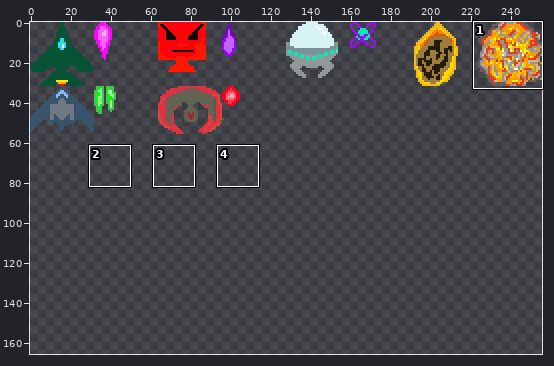
Sprite sheet: cs48/project/game/Space_Blasters/Sprite.png. The first picture is a wide view before the edit; the outline marks the close-up.
Close-up. Old version:
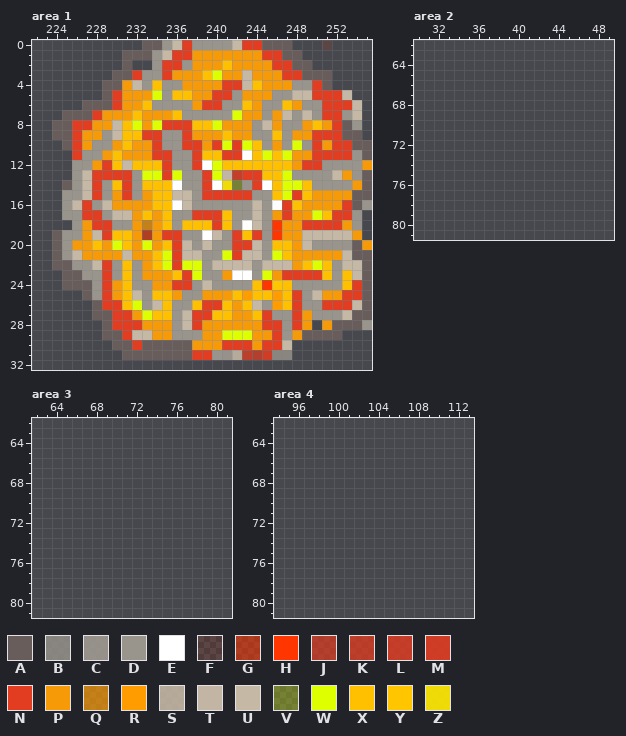
The file is 256x256 pixels. Pixels under 10% opacity are left out. Colours within 5 levels of each other are drawn and written as one. Shown: area 1: x 222..255, y 0..32; area 2: x 30..49, y 62..81; area 3: x 62..81, y 62..81; area 4: x 94..113, y 62..81. The wide view leaves out empty margins. The commit also changed other parts of the picture, which this record leaves out.
Palette (. is transparent): A #695d5b  B #99948ccf  C #99948cf5  D #99948c  E #ffffff  F #ff36001e  G #ff360091  H #ff3600  J #e23c21b2  K #e23c21c1  L #e23c21cf  M #e23c21e2  N #e23c21  P #f79a08  Q #ff9c00ad  R #ff9c00  S #c5b8a5e0  T #c5b8a5f9  U #c5b8a5  V #deff0050  W #deff00  X #ffc000  Y #ffc600  Z #ffea00e8
New version:
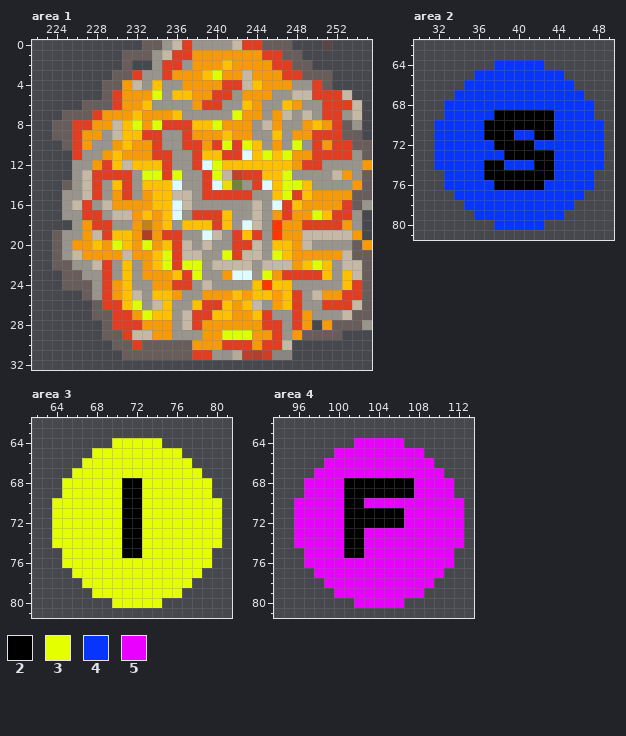
Colours new in this view: 2 #000000  3 #e4ff00  4 #0735fb  5 #ea00ff
The exact change:
@@ palette @@
-E #ffffff
+E #defbff
--- area 1
@@ x 234..238 @@
 16 XXEUD
-17 PXDDN
+17 PXEDN
 18 PXDXX
--- area 2
@@ x 30..49 @@
 63 ....................
-64 ....................
-65 ....................
-66 ....................
-67 ....................
-68 ....................
-69 ....................
-70 ....................
-71 ....................
-72 ....................
-73 ....................
-74 ....................
-75 ....................
-76 ....................
-77 ....................
-78 ....................
-79 ....................
-80 ....................
+64 ........44444.......
+65 ......444444444.....
+66 .....44444444444....
+67 ....4444444444444...
+68 ...444444444444444..
+69 ...444442222224444..
+70 ..44444222222244444.
+71 ..44444222442244444.
+72 ..44444422224444444.
+73 ..44444442222244444.
+74 ..44444224442244444.
+75 ...444422222224444..
+76 ...444442222244444..
+77 ....4444444444444...
+78 .....44444444444....
+79 ......444444444.....
+80 ........44444.......
 81 ....................
--- area 3
@@ x 62..81 @@
 63 ....................
-64 ....................
-65 ....................
-66 ....................
-67 ....................
-68 ....................
-69 ....................
-70 ....................
-71 ....................
-72 ....................
-73 ....................
-74 ....................
-75 ....................
-76 ....................
-77 ....................
-78 ....................
-79 ....................
-80 ....................
+64 ........33333.......
+65 ......333333333.....
+66 .....33333333333....
+67 ....3333333333333...
+68 ...333333223333333..
+69 ...333333223333333..
+70 ..33333332233333333.
+71 ..33333332233333333.
+72 ..33333332233333333.
+73 ..33333332233333333.
+74 ..33333332233333333.
+75 ...333333223333333..
+76 ...333333333333333..
+77 ....3333333333333...
+78 .....33333333333....
+79 ......333333333.....
+80 ........33333.......
 81 ....................
--- area 4
@@ x 94..113 @@
 63 ....................
-64 ....................
-65 ....................
-66 ....................
-67 ....................
-68 ....................
-69 ....................
-70 ....................
-71 ....................
-72 ....................
-73 ....................
-74 ....................
-75 ....................
-76 ....................
-77 ....................
-78 ....................
-79 ....................
-80 ....................
+64 ........55555.......
+65 ......555555555.....
+66 .....55555555555....
+67 ....5555555555555...
+68 ...555522222225555..
+69 ...555522222225555..
+70 ..55555225555555555.
+71 ..55555222222555555.
+72 ..55555222222555555.
+73 ..55555225555555555.
+74 ..55555225555555555.
+75 ...555522555555555..
+76 ...555555555555555..
+77 ....5555555555555...
+78 .....55555555555....
+79 ......555555555.....
+80 ........55555.......
 81 ....................
Pixel boxes of the changes (left, top, right, bottom) in both close-ups:
changed: (172, 150, 282, 280)
added: (434, 60, 604, 230)
added: (52, 438, 222, 608)
added: (294, 438, 464, 608)
